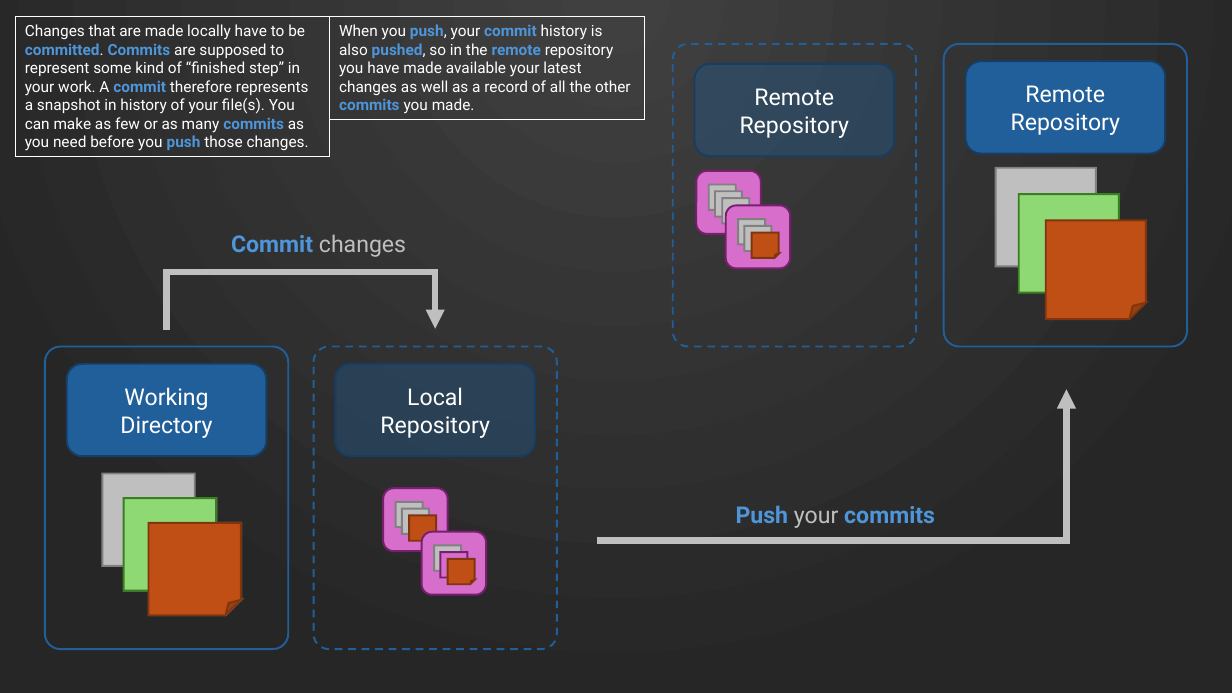
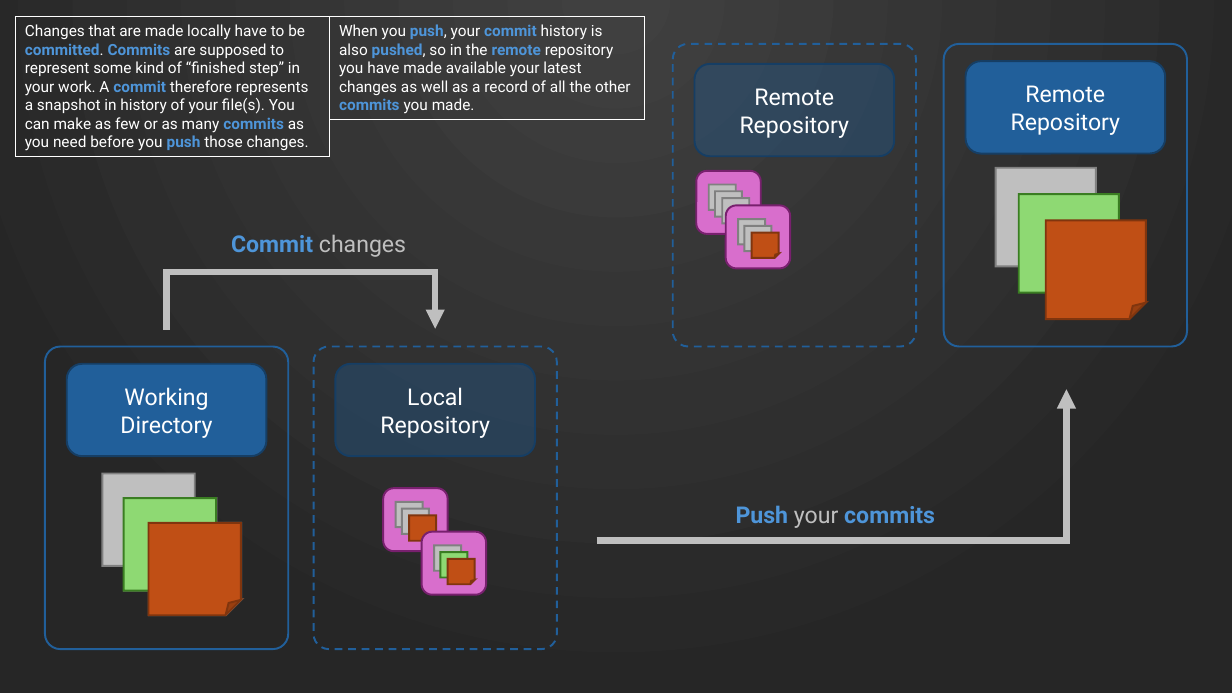
Before and after one commit to bu-teamh/GSP-Art-Collection, a slide deck: slide 11 of Samuel/GitHub Bible Master.pptx. Drawn at 1232x693 pixels with LibreOffice and Linux fonts; fonts in the diff are those of the drawing. Boxes give left, top, right and bottom in pixels: in the first picture for what was removed or moved away, otherwise in the second. Text is boxed around its words. In the diff, an @@ line names an element or a change of style, - is before the commit and + after.

```diff
--- a/Samuel/GitHub Bible Master.pptx
+++ b/Samuel/GitHub Bible Master.pptx
@@ folded corner at (441,553,468,578): fill #D86ECC to #8ED973; outline #78206E 1.5 pt to #3B7D23 1.5 pt @@
```
Also in this commit, not shown: 1 other slide changed, 1 other file.
